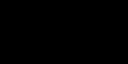
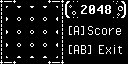
Before/after of a 128px x 64px layered artwork. What changed in the layer stack:
added group "text_area" with 6 layers above "game_area" over [65, 1, 126, 54]
added group "-e- text_2048_boarder" with 1 layers in group "text_area" over [65, 1, 126, 18]
added layer "图层 18" in group "-e- text_2048_boarder" over [65, 1, 126, 18]
added layer "[A]Score" in group "text_area" over [69, 26, 121, 35]
added layer "2048" in group "text_area" over [81, 5, 111, 14]
added layer "[AB] Exit" in group "text_area" over [69, 45, 122, 54]
added group "game_area" with 1 layers above "-e- boarder_2048" over [6, 6, 58, 58]
added layer "图层 3" (34%) in group "game_area" over [6, 6, 58, 58]
added group "-e- boarder_2048" with 2 layers above "图层 2" over [0, 0, 64, 64]
added layer "图层 20" in group "-e- boarder_2048" over [6, 6, 58, 58]
added layer "图层 11" in group "-e- boarder_2048" over [0, 0, 64, 64]
added layer "图层 2" (34%) above "Background" over [0, 0, 126, 64]
